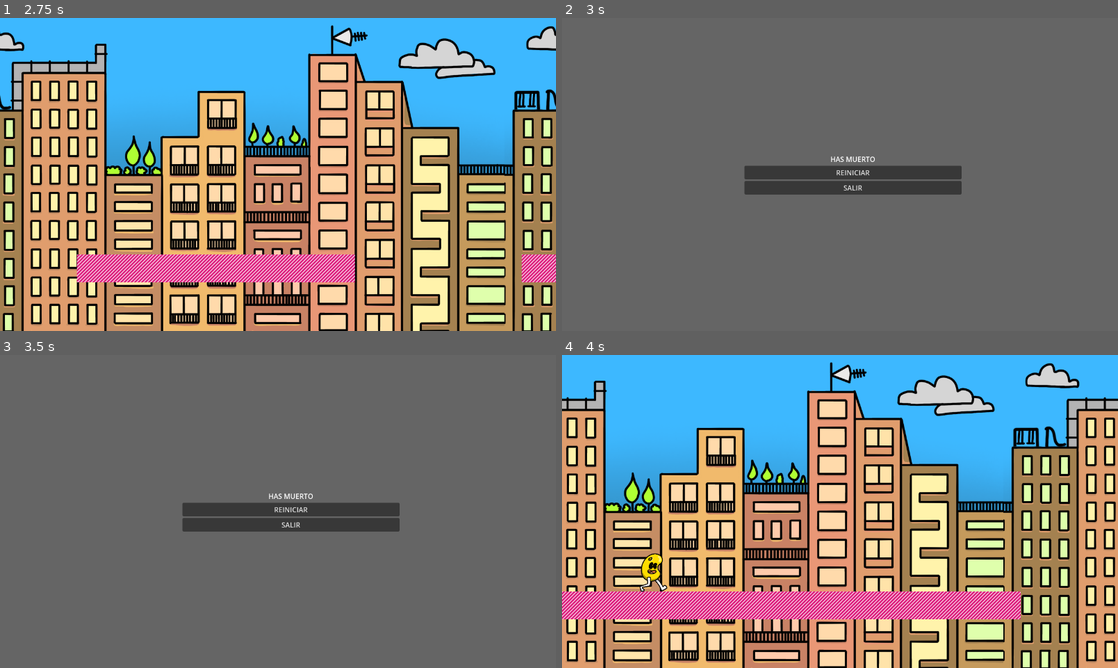
Above: before the commit, frames 1-4 (two rows, left to right).
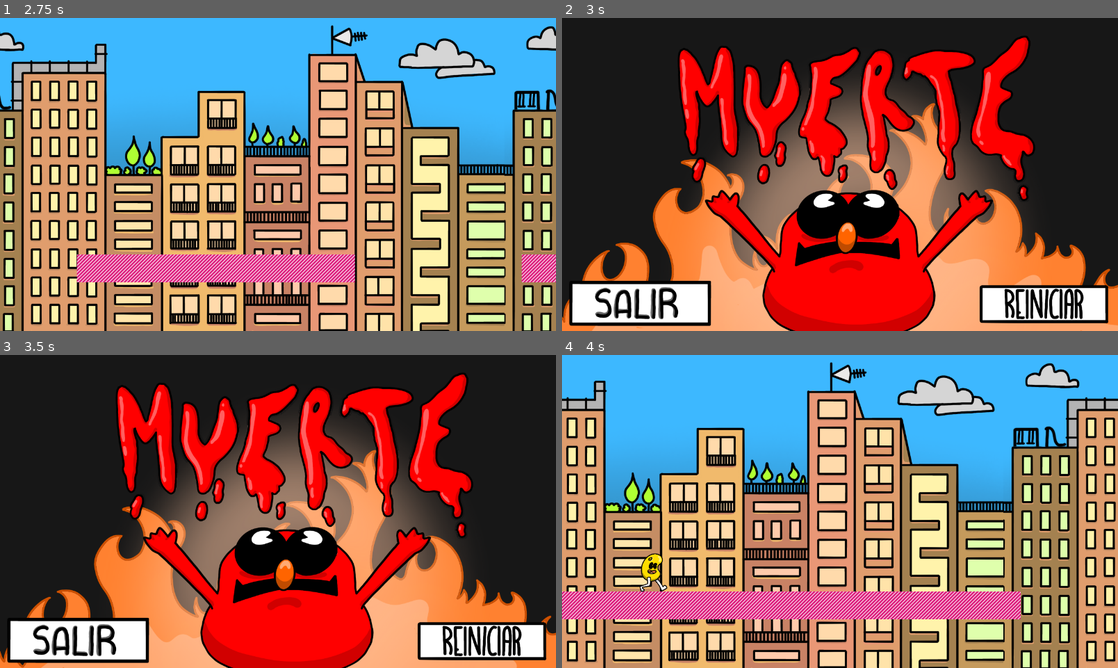
Above: after the commit, the same moments.

Repository: Passaaaa/spend_or_end
Game: Godot game, scene res://02_scenes/03_levels/01_level01/level_1.tscn
Two runs of this game, one before a commit and one after it. Both use one fixed random seed, a clock stepped at 60 frames per second and the inputs below.
Inputs (mouse positions are in pixels of both pictures, inside the frame that each line leads up to; where the layout moved, square brackets give the same spot in the first picture):
- Up to frame 1 (2.75 s): tap Enter (ui_accept) at 0.5, 0.77, 1.52 s
- Up to frame 2 (3 s): no input
- Up to frame 3 (3.5 s): tap Enter (ui_accept) at 3.02 s
- Up to frame 4 (4 s): click (1045, 639) [851, 508] at 3.5 s

Frame 1 is identical in both runs. In frame 2, 99% of the frame differs, in the area x 0-100%, y 0-100%; in frame 3, 99%; in frame 4, nothing differs.

Commit message:
pantalla de muelte

Diff:
--- a/02_scenes/04_scenes/02_Death/DeathScreen.tscn
+++ b/02_scenes/04_scenes/02_Death/DeathScreen.tscn
@@ -1,6 +1,37 @@
-[gd_scene load_steps=2 format=3 uid="uid://dae2rl4asaybh"]
+[gd_scene load_steps=14 format=3 uid="uid://dae2rl4asaybh"]
 
 [ext_resource type="Script" path="res://03_scripts/03_UI/DeathScreen.gd" id="1_a6acy"]
+[ext_resource type="Texture2D" uid="uid://bwlfmelsvo7ci" path="res://01_assets/01_sprites/03_UI/DeadScreen/Fuego01.png" id="2_0ox23"]
+[ext_resource type="Texture2D" uid="uid://rw1a2peygxf2" path="res://01_assets/01_sprites/03_UI/DeadScreen/Fuego02.png" id="3_eq06e"]
+[ext_resource type="Texture2D" uid="uid://du77w5yjedqiq" path="res://01_assets/01_sprites/03_UI/DeadScreen/Fuego03.png" id="4_pp1dd"]
+[ext_resource type="Texture2D" uid="uid://tsk5fqf72f3i" path="res://01_assets/01_sprites/03_UI/DeadScreen/Fuego04.png" id="5_rx2y2"]
+[ext_resource type="Texture2D" uid="uid://dnch0srt7m3vm" path="res://01_assets/01_sprites/03_UI/DeadScreen/Muerte.png" id="6_eowk5"]
+[ext_resource type="Texture2D" uid="uid://btvrixt43y2gn" path="res://01_assets/01_sprites/03_UI/Buttons/Reiniciar.png" id="7_sf5p3"]
+[ext_resource type="Texture2D" uid="uid://da3iswawbthw3" path="res://01_assets/01_sprites/03_UI/Buttons/ReiniciarPressed.png" id="8_6kyt7"]
+[ext_resource type="Texture2D" uid="uid://cb3yacvecux1x" path="res://01_assets/01_sprites/03_UI/Buttons/ReiniciarHovered.png" id="9_qencn"]
+[ext_resource type="Texture2D" uid="uid://cg27ikts5oepd" path="res://01_assets/01_sprites/03_UI/Buttons/Salir.png" id="10_5oj2s"]
+[ext_resource type="Texture2D" uid="uid://2idbhj6a5pyt" path="res://01_assets/01_sprites/03_UI/Buttons/SalirPressed.png" id="11_vc0og"]
+[ext_resource type="Texture2D" uid="uid://bfc75xiugt4sl" path="res://01_assets/01_sprites/03_UI/Buttons/SalirHovered.png" id="12_5siw7"]
+
+[sub_resource type="SpriteFrames" id="SpriteFrames_8whf8"]
+animations = [{
+"frames": [{
+"duration": 1.0,
+"texture": ExtResource("2_0ox23")
+}, {
+"duration": 1.0,
+"texture": ExtResource("3_eq06e")
+}, {
+"duration": 1.0,
+"texture": ExtResource("4_pp1dd")
+}, {
+"duration": 1.0,
+"texture": ExtResource("5_rx2y2")
+}],
+"loop": true,
+"name": &"default",
+"speed": 5.0
+}]
 
 [node name="DeathScreen" type="CanvasLayer"]
 script = ExtResource("1_a6acy")
@@ -11,32 +42,60 @@
 anchor_bottom = 1.0
 grow_horizontal = 2
 grow_vertical = 2
-color = Color(0.396078, 0.396078, 0.396078, 1)
+color = Color(0.0901961, 0.0901961, 0.0901961, 1)
+
+[node name="AnimatedSprite2D" type="AnimatedSprite2D" parent="."]
+position = Vector2(640, 360)
+scale = Vector2(0.666667, 0.666667)
+sprite_frames = SubResource("SpriteFrames_8whf8")
+autoplay = "default"
+frame = 1
+frame_progress = 0.898642
+
+[node name="TextureRect" type="TextureRect" parent="."]
+offset_right = 1280.0
+offset_bottom = 720.0
+texture = ExtResource("6_eowk5")
+expand_mode = 1
 
 [node name="VBoxContainer" type="VBoxContainer" parent="."]
-anchors_preset = 13
-anchor_left = 0.5
-anchor_right = 0.5
+clip_contents = true
+layout_direction = 3
+anchors_preset = 12
+anchor_top = 1.0
+anchor_right = 1.0
 anchor_bottom = 1.0
-offset_left = -220.0
-offset_right = 280.0
+offset_top = -244.0
 grow_horizontal = 2
-grow_vertical = 2
+grow_vertical = 0
+size_flags_horizontal = 3
+size_flags_stretch_ratio = 0.0
 alignment = 1
 
-[node name="Label_muerto" type="Label" parent="VBoxContainer"]
-layout_mode = 2
-text = "HAS MUERTO"
-horizontal_alignment = 1
-vertical_alignment = 1
+[node name="Button_reiniciar" type="TextureButton" parent="."]
+offset_left = 945.0
+offset_top = 600.0
+offset_right = 1275.0
+offset_bottom = 715.0
+size_flags_horizontal = 3
+size_flags_vertical = 3
+size_flags_stretch_ratio = 0.0
+toggle_mode = true
+texture_normal = ExtResource("7_sf5p3")
+texture_pressed = ExtResource("8_6kyt7")
+texture_hover = ExtResource("9_qencn")
+stretch_mode = 3
 
-[node name="Button_reiniciar" type="Button" parent="VBoxContainer"]
-layout_mode = 2
-text = "REINICIAR"
+[node name="Button_salir" type="TextureButton" parent="."]
+offset_left = 5.0
+offset_top = 595.0
+offset_right = 355.0
+offset_bottom = 720.0
+toggle_mode = true
+texture_normal = ExtResource("10_5oj2s")
+texture_pressed = ExtResource("11_vc0og")
+texture_hover = ExtResource("12_5siw7")
+stretch_mode = 3
 
-[node name="Button_salir" type="Button" parent="VBoxContainer"]
-layout_mode = 2
-text = "SALIR"
-
-[connection signal="pressed" from="VBoxContainer/Button_reiniciar" to="." method="_on_button_reiniciar_pressed"]
-[connection signal="pressed" from="VBoxContainer/Button_salir" to="." method="_on_button_salir_pressed"]
+[connection signal="pressed" from="Button_reiniciar" to="." method="_on_button_reiniciar_pressed"]
+[connection signal="pressed" from="Button_salir" to="." method="_on_button_salir_pressed"]
--- a/02_scenes/04_scenes/03_screens/MainMenu.tscn
+++ b/02_scenes/04_scenes/03_screens/MainMenu.tscn
@@ -4,21 +4,21 @@
 [ext_resource type="Texture2D" uid="uid://d227a8uaur7pc" path="res://01_assets/01_sprites/03_UI/Background.png" id="2_qgjhp"]
 [ext_resource type="Texture2D" uid="uid://cspnj51jwyur3" path="res://01_assets/01_sprites/03_UI/Title.png" id="3_gn24h"]
 [ext_resource type="Texture2D" uid="uid://cs5lkr2wk0jtv" path="res://01_assets/01_sprites/03_UI/BackGif01.png" id="3_nequp"]
-[ext_resource type="Texture2D" uid="uid://cthej8geo7ylh" path="res://01_assets/01_sprites/03_UI/Empezar.png" id="4_regyy"]
+[ext_resource type="Texture2D" uid="uid://cthej8geo7ylh" path="res://01_assets/01_sprites/03_UI/Buttons/Empezar.png" id="4_regyy"]
 [ext_resource type="Texture2D" uid="uid://cf5jrht86htey" path="res://01_assets/01_sprites/03_UI/BackGif02.png" id="4_yx8lb"]
-[ext_resource type="Texture2D" uid="uid://cuorpnvflri2b" path="res://01_assets/01_sprites/03_UI/Opciones.png" id="5_1t867"]
-[ext_resource type="Texture2D" uid="uid://bab6wjngx1l7p" path="res://01_assets/01_sprites/03_UI/EmpezarPressed.png" id="5_lpky5"]
-[ext_resource type="Texture2D" uid="uid://b7oyq1qj1oyj3" path="res://01_assets/01_sprites/03_UI/Empezar Hovered.png" id="5_vs0m2"]
+[ext_resource type="Texture2D" uid="uid://cuorpnvflri2b" path="res://01_assets/01_sprites/03_UI/Buttons/Opciones.png" id="5_1t867"]
+[ext_resource type="Texture2D" uid="uid://bab6wjngx1l7p" path="res://01_assets/01_sprites/03_UI/Buttons/EmpezarPressed.png" id="5_lpky5"]
+[ext_resource type="Texture2D" uid="uid://b7oyq1qj1oyj3" path="res://01_assets/01_sprites/03_UI/Buttons/Empezar Hovered.png" id="5_vs0m2"]
 [ext_resource type="Texture2D" uid="uid://08e0uhrwx56q" path="res://01_assets/01_sprites/03_UI/BackGif03.png" id="5_wbweq"]
-[ext_resource type="Texture2D" uid="uid://cg27ikts5oepd" path="res://01_assets/01_sprites/03_UI/Salir.png" id="6_fomvh"]
+[ext_resource type="Texture2D" uid="uid://cg27ikts5oepd" path="res://01_assets/01_sprites/03_UI/Buttons/Salir.png" id="6_fomvh"]
 [ext_resource type="Texture2D" uid="uid://cdt76t6c30uqf" path="res://01_assets/01_sprites/03_UI/Background02.png" id="6_r320i"]
-[ext_resource type="Texture2D" uid="uid://3k7id4mstwxq" path="res://01_assets/01_sprites/03_UI/OpcionesPressed.png" id="8_uk86y"]
-[ext_resource type="Texture2D" uid="uid://d0uv7gvn3xp8a" path="res://01_assets/01_sprites/03_UI/OpcionesHovered.png" id="9_n4jg1"]
-[ext_resource type="Texture2D" uid="uid://2idbhj6a5pyt" path="res://01_assets/01_sprites/03_UI/SalirPressed.png" id="11_s01ie"]
-[ext_resource type="Texture2D" uid="uid://bfc75xiugt4sl" path="res://01_assets/01_sprites/03_UI/SalirHovered.png" id="12_beful"]
-[ext_resource type="Texture2D" uid="uid://8x0rjv0kt4vx" path="res://01_assets/01_sprites/03_UI/Continuar.png" id="17_usoc3"]
-[ext_resource type="Texture2D" uid="uid://bvejhrmmeopk" path="res://01_assets/01_sprites/03_UI/ContinuarPressed.png" id="18_k6xlx"]
-[ext_resource type="Texture2D" uid="uid://7b1yds1iyf6v" path="res://01_assets/01_sprites/03_UI/ContinuarHovered.png" id="19_b3dyj"]
+[ext_resource type="Texture2D" uid="uid://3k7id4mstwxq" path="res://01_assets/01_sprites/03_UI/Buttons/OpcionesPressed.png" id="8_uk86y"]
+[ext_resource type="Texture2D" uid="uid://d0uv7gvn3xp8a" path="res://01_assets/01_sprites/03_UI/Buttons/OpcionesHovered.png" id="9_n4jg1"]
+[ext_resource type="Texture2D" uid="uid://2idbhj6a5pyt" path="res://01_assets/01_sprites/03_UI/Buttons/SalirPressed.png" id="11_s01ie"]
+[ext_resource type="Texture2D" uid="uid://bfc75xiugt4sl" path="res://01_assets/01_sprites/03_UI/Buttons/SalirHovered.png" id="12_beful"]
+[ext_resource type="Texture2D" uid="uid://8x0rjv0kt4vx" path="res://01_assets/01_sprites/03_UI/Buttons/Continuar.png" id="17_usoc3"]
+[ext_resource type="Texture2D" uid="uid://bvejhrmmeopk" path="res://01_assets/01_sprites/03_UI/Buttons/ContinuarPressed.png" id="18_k6xlx"]
+[ext_resource type="Texture2D" uid="uid://7b1yds1iyf6v" path="res://01_assets/01_sprites/03_UI/Buttons/ContinuarHovered.png" id="19_b3dyj"]
 
 [sub_resource type="SpriteFrames" id="SpriteFrames_j4gqh"]
 animations = [{
Renamed: 01_assets/01_sprites/03_UI/Continuar.png -> 01_assets/01_sprites/03_UI/Buttons/Continuar.png
Not shown, added: 01_assets/01_sprites/03_UI/Buttons/Continuar.png.import
Renamed: 01_assets/01_sprites/03_UI/ContinuarHovered.png -> 01_assets/01_sprites/03_UI/Buttons/ContinuarHovered.png
Not shown, changed: 01_assets/01_sprites/03_UI/Buttons/ContinuarHovered.png.import
Renamed: 01_assets/01_sprites/03_UI/ContinuarPressed.png -> 01_assets/01_sprites/03_UI/Buttons/ContinuarPressed.png
Not shown, changed: 01_assets/01_sprites/03_UI/Buttons/ContinuarPressed.png.import
Renamed: 01_assets/01_sprites/03_UI/Empezar Hovered.png -> 01_assets/01_sprites/03_UI/Buttons/Empezar Hovered.png
Not shown, added: 01_assets/01_sprites/03_UI/Buttons/Empezar Hovered.png.import
Renamed: 01_assets/01_sprites/03_UI/Empezar.png -> 01_assets/01_sprites/03_UI/Buttons/Empezar.png
Not shown, changed: 01_assets/01_sprites/03_UI/Buttons/Empezar.png.import
Renamed: 01_assets/01_sprites/03_UI/EmpezarPressed.png -> 01_assets/01_sprites/03_UI/Buttons/EmpezarPressed.png
Not shown, changed: 01_assets/01_sprites/03_UI/Buttons/EmpezarPressed.png.import
(and 28 more such lines)
